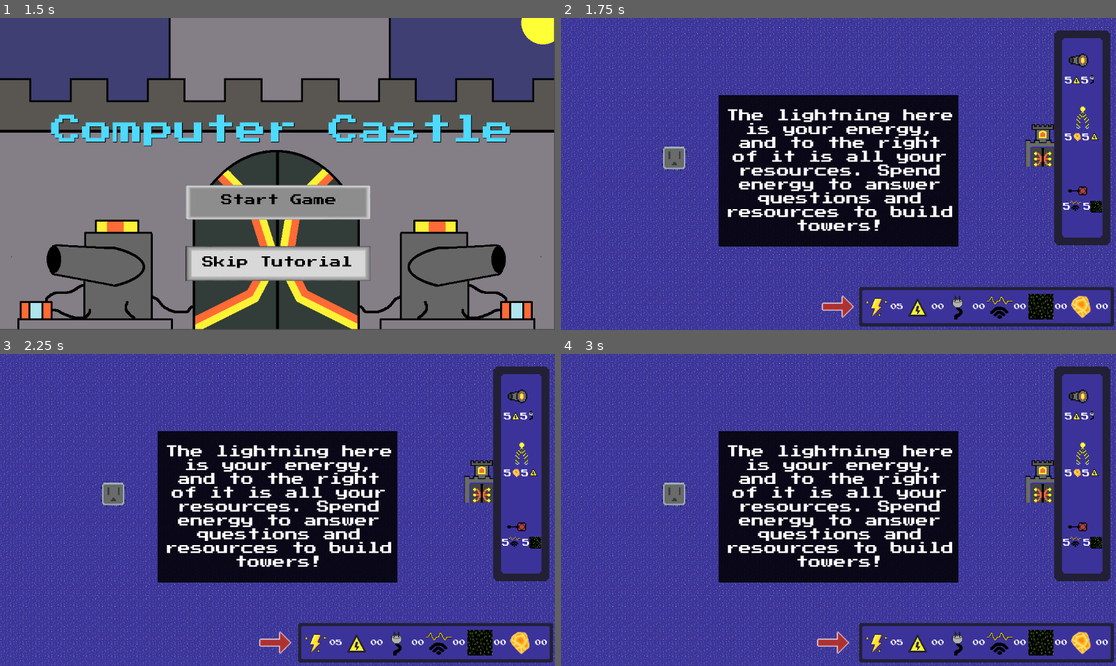
Above: before the commit, frames 1-4 (two rows, left to right).
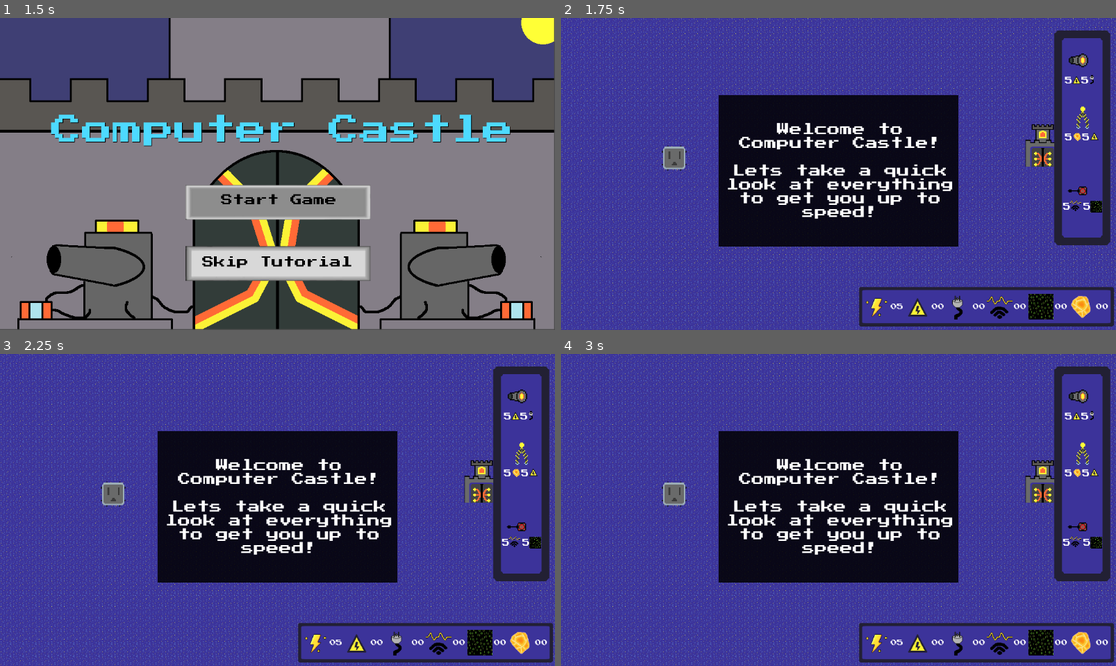
Above: after the commit, the same moments.

Repository: CalebJoines/Computer-Castle
Game: Godot game, scene res://Scenes/TitleScreen.tscn
The game is run twice, just before and just after one commit, with the same random seed, the same clock (stepped at 60 frames per second) and the same inputs. Sound files missing from this copy of the repository are replaced by a short silence.
Inputs (mouse positions are in pixels of both pictures, inside the frame that each line leads up to):
- Up to frame 1 (1.5 s): tap Enter at 0.5 s; drag from (277, 202) to (333, 105) at 0.52 s; tap Space at 1.25 s; drag from (277, 264) to (249, 236) at 1.27 s
- Up to frame 2 (1.75 s): no input
- Up to frame 3 (2.25 s): click (521, 397) at 2 s
- Up to frame 4 (3 s): click (1082, 463) at 2.75 s

Frame 1 is identical in both runs. In frame 2, 5.5% of the frame differs, in the area x 30-71%, y 29-97%; in frame 3, 5.5%; in frame 4, 5.5%.

Commit message:
tiny change

Diff:
--- a/computer-castle-/Scenes/Tutorial/towercutscene.tscn
+++ b/computer-castle-/Scenes/Tutorial/towercutscene.tscn
@@ -224,7 +224,6 @@
 
 [node name="1" type="Label" parent="Text" unique_id=485470575]
 unique_name_in_owner = true
-visible = false
 offset_left = 272.0
 offset_top = 128.0
 offset_right = 888.0
@@ -240,6 +239,7 @@
 
 [node name="2" type="Label" parent="Text" unique_id=796046926]
 unique_name_in_owner = true
+visible = false
 offset_left = 272.0
 offset_top = 128.0
 offset_right = 888.0
@@ -258,7 +258,7 @@
 sprite_frames = SubResource("SpriteFrames_usqrk")
 animation = &"Point"
 autoplay = "Point"
-frame_progress = 0.6978141
+frame_progress = 0.5124422
 
 [node name="3" type="Label" parent="Text" unique_id=1218081199]
 unique_name_in_owner = true
@@ -281,7 +281,7 @@
 sprite_frames = SubResource("SpriteFrames_usqrk")
 animation = &"Point"
 autoplay = "Point"
-frame_progress = 0.9621751
+frame_progress = 0.77680653
 
 [node name="4" type="Label" parent="Text" unique_id=398906555]
 unique_name_in_owner = true
@@ -303,7 +303,7 @@
 sprite_frames = SubResource("SpriteFrames_usqrk")
 animation = &"Point"
 autoplay = "Point"
-frame_progress = 0.8664177
+frame_progress = 0.6810474
 
 [node name="5" type="Label" parent="Text" unique_id=1298947068]
 unique_name_in_owner = true
